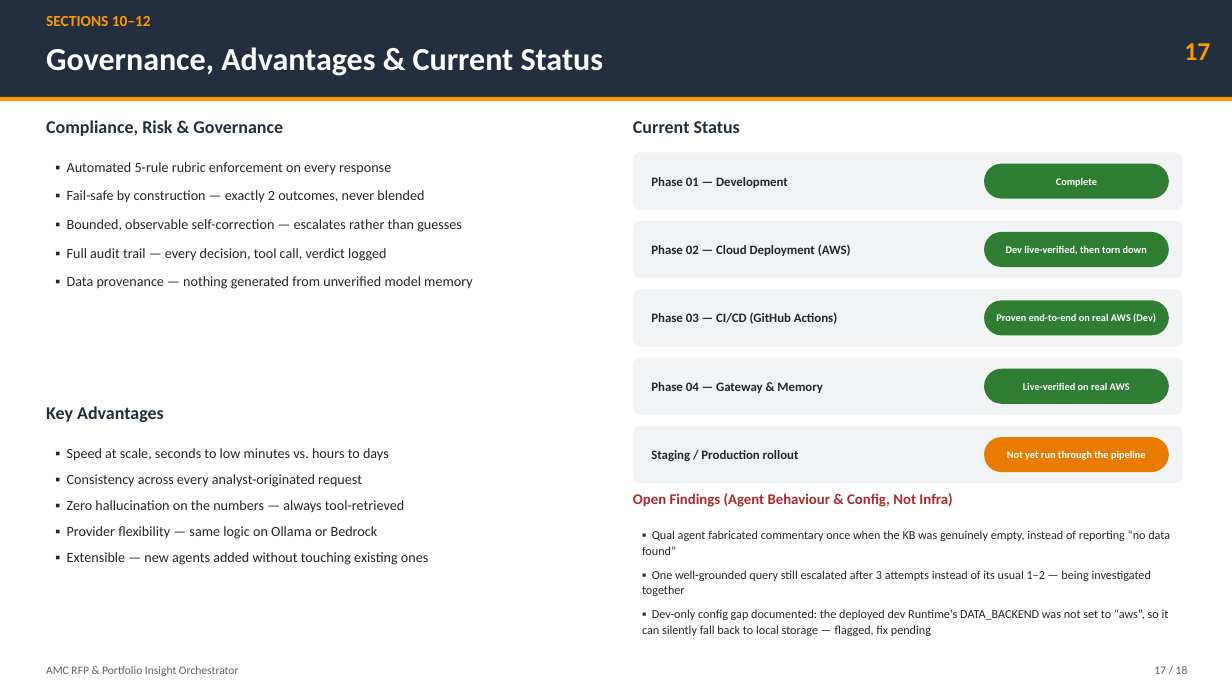
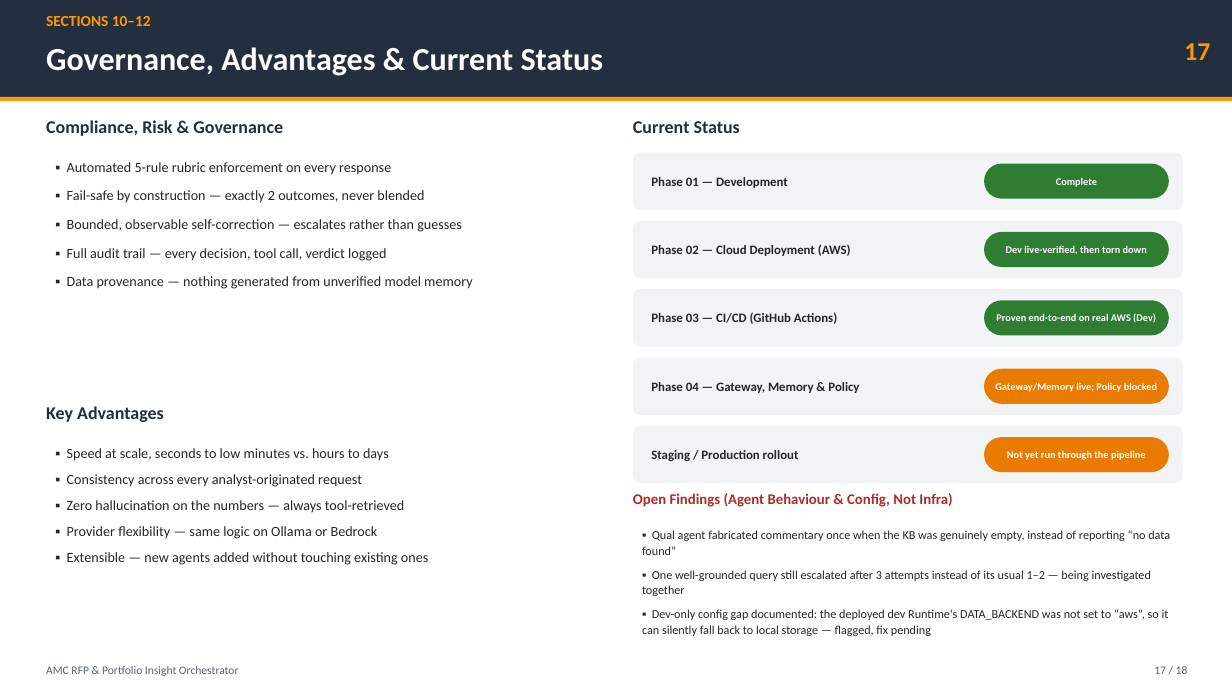
Before and after one commit to kombaraj-ai/uc02-mf-strands-agents-phase-04, a slide deck: slide 17 of docs/AMC_RFP_Orchestrator_Project_Phase01_Phase02_Phase03_Phase04.pptx. Drawn at 1232x693 pixels with LibreOffice and Linux fonts; fonts in the diff are those of the drawing. Boxes give left, top, right and bottom in pixels: in the first picture for what was removed or moved away, otherwise in the second. Text is boxed around its words. In the diff, an @@ line names an element or a change of style, - is before the commit and + after.

Commit message:
feat: implement AgentCore Policy (Cedar authorization), currently blocked by a real AWS issue
Adds a Cedar-based authorization layer (WS10) on top of the AgentCore
Gateway from WS8: a new agentcore-policy Terraform module (policy engine +
per-tool allow-list/input-validation policies), gateway/IAM wiring across
all three environments, and a GatewayPolicyDenialHookProvider so a denial
is reported honestly instead of fabricated or leaked to the client.

Terraform applies cleanly and was live-verified end to end, but attaching
the policy engine to the Gateway - even in log-only mode - makes every
tool call fail with a generic AWS-side InternalServerException, reproduced
consistently and confirmed not caller-identity-related. Policy stays
switched off (enable_policy=false) in dev pending resolution.

Also updates Execution-05.md, architecture.md, ci_cd_runbook.md, the
project report docx, and the Phase 04 deck to document the capability and
its known blocker.

```diff
--- a/docs/AMC_RFP_Orchestrator_Project_Phase01_Phase02_Phase03_Phase04.pptx
+++ b/docs/AMC_RFP_Orchestrator_Project_Phase01_Phase02_Phase03_Phase04.pptx
@@ text at box(651, 382, 859, 393): text changed @@
-Phase 04 — Gateway & Memory
+Phase 04 — Gateway, Memory & Policy
@@ rounded rectangle "Gateway/Memory live; Policy blocked" at box(984, 369, 1169, 404): fill #2E7D32 to #E87B00 @@
@@ text in rounded rectangle at box(995, 382, 1157, 392): text changed @@
-Live-verified on real AWS
+Gateway/Memory live; Policy blocked
```
Also in this commit, not shown: 3 other slides changed, 21 other files.
